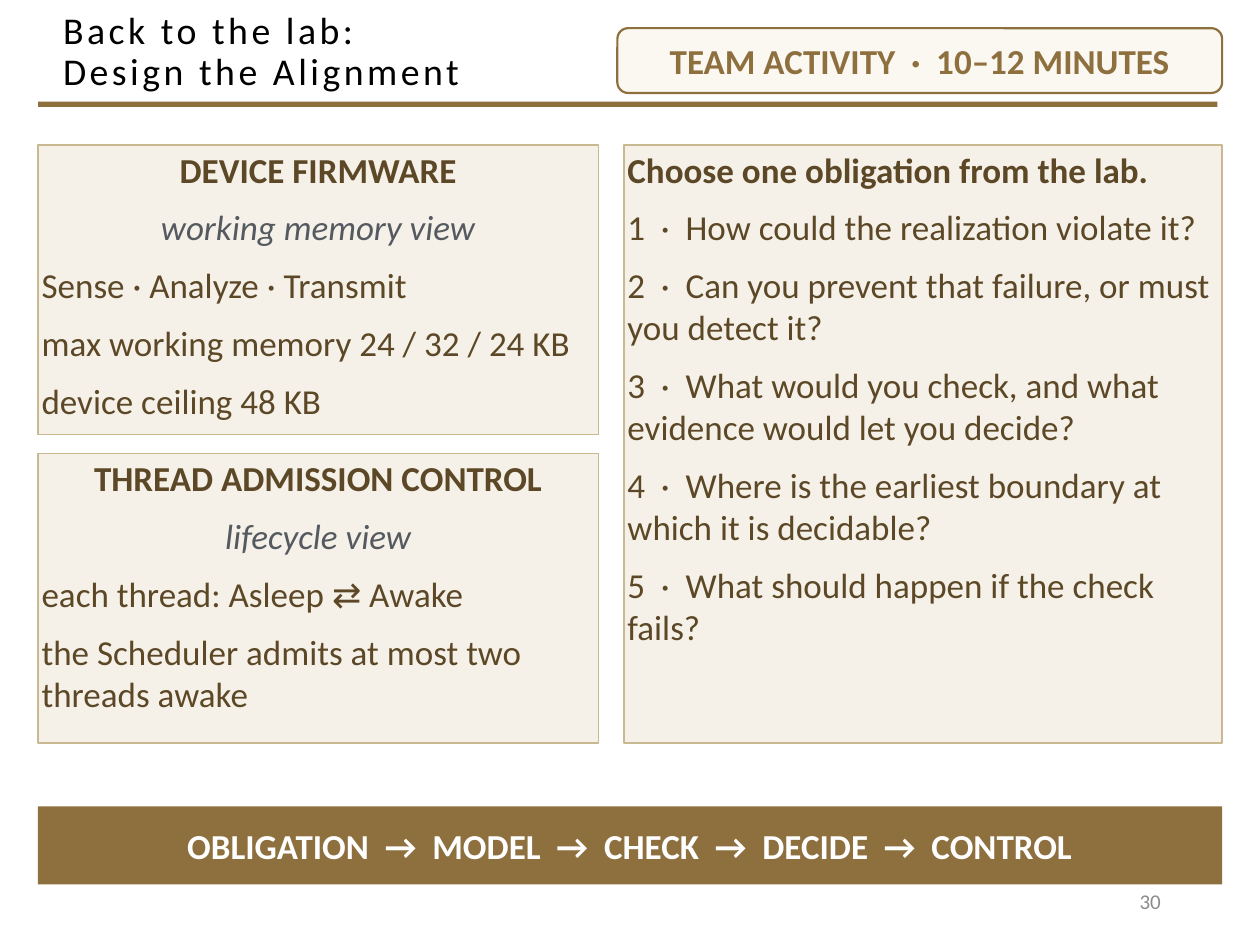
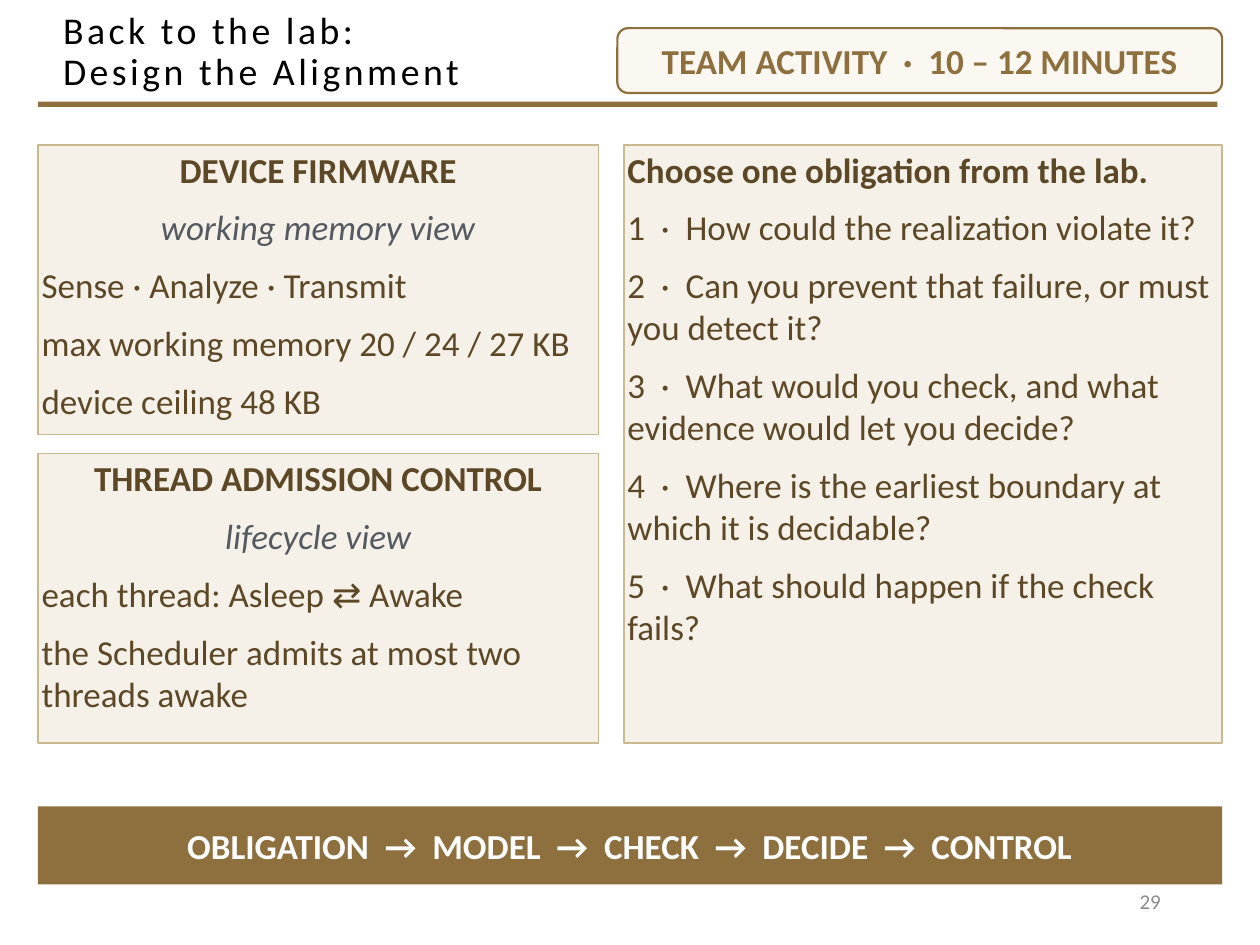
Before and after one commit to davisjam/model-based-agentic-software-engineering, a slide deck: slide 29 of course/lectures/act-2-delegation-and-control/03-alignment/2-3-Alignment.pptx (slide 30 before the commit). Drawn at 1260x945 pixels with LibreOffice and Linux fonts; fonts in the diff are those of the drawing; background and template pictures are left out. Boxes give left, top, right and bottom in pixels: in the first picture for what was removed or moved away, otherwise in the second. Text is boxed around its words. In the diff, an @@ line names an element or a change of style, - is before the commit and + after.

```diff
--- a/course/lectures/act-2-delegation-and-control/03-alignment/2-3-Alignment.pptx
+++ b/course/lectures/act-2-delegation-and-control/03-alignment/2-3-Alignment.pptx
@@ text in rounded rectangle at (x1=662, y1=51, x2=1177, y2=75): spaces changed @@
-TEAM ACTIVITY · 10–12 MINUTES
+TEAM ACTIVITY · 10 – 12 MINUTES
@@ text in rectangle at (x1=42, y1=331, x2=569, y2=362): text changed @@
-max working memory 24 / 32 / 24 KB
+max working memory 20 / 24 / 27 KB
@@ page number at (x1=1140, y1=895, x2=1161, y2=909): text changed @@
-30
+29
```
Also in this commit, not shown: 22 other slides changed, 1 slide removed, 1 other file.
